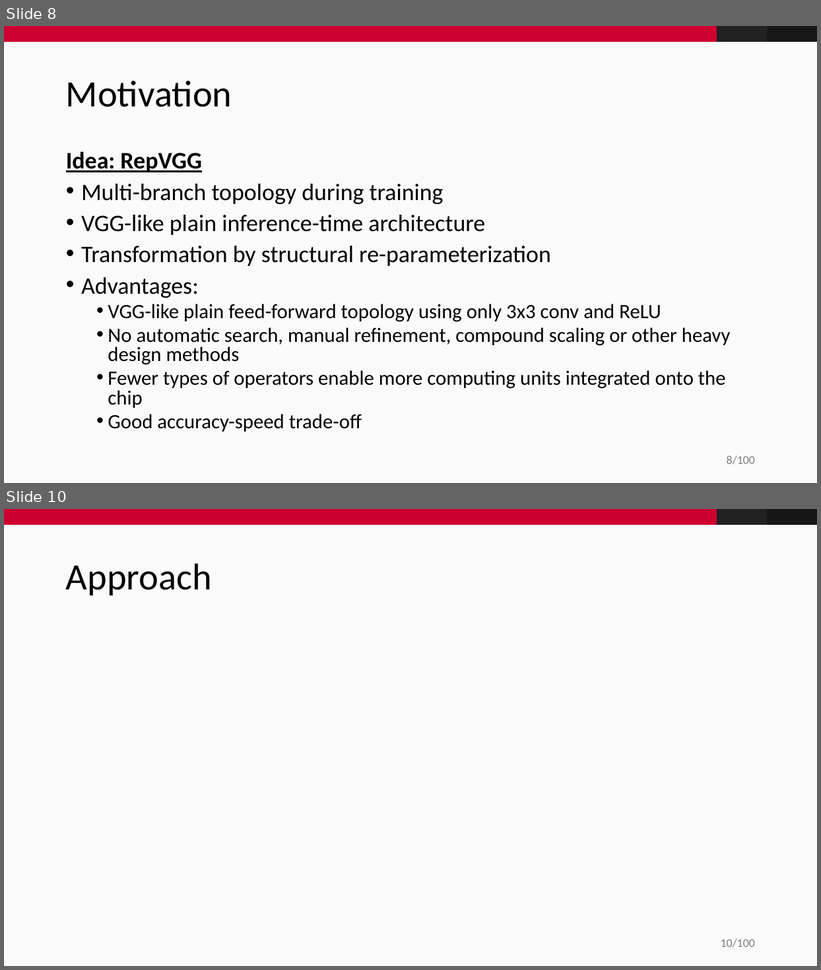
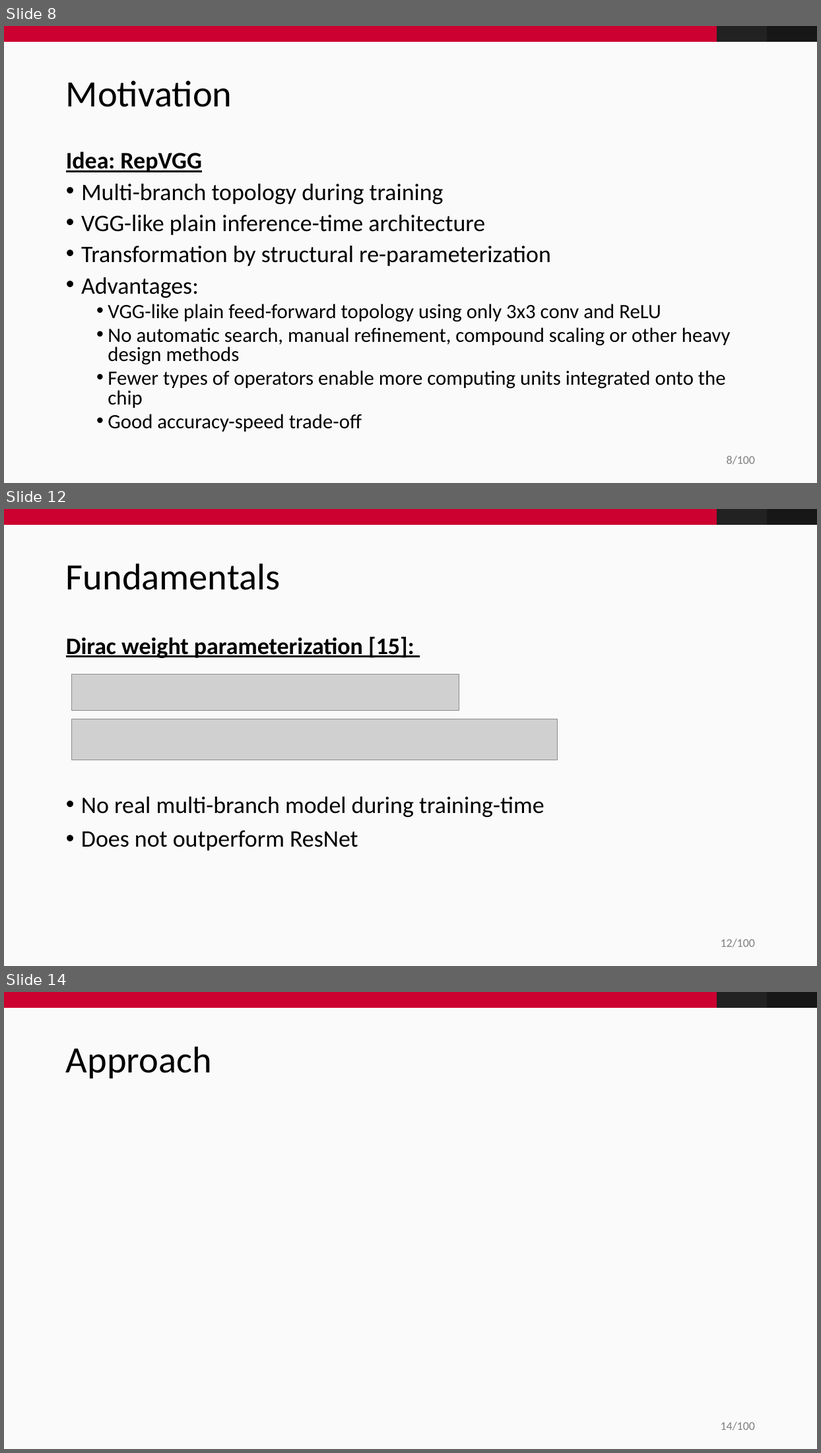
Before and after one commit to fidsusj/CVDL-Seminar, a slide deck: presentation/presentation.pptx. Shown one above the other, each under a label of ours: slides 8 and 10 before the commit, slides 8, 12 and 14 after it; the slides between them are not shown. The pictures are 821x970 and 821x1453 pixels, drawn with LibreOffice and Linux fonts; fonts in the diff are those of the drawing; grey boxes stand for pictures; background and template pictures are left out. Boxes give left, top, right and bottom in pixels: in the first picture for what was removed or moved away, otherwise in the second. Text is boxed around its words. In the diff, an @@ line names an element or a change of style, - is before the commit and + after.

Commit message:
added fundamentals

```diff
--- a/presentation/presentation.pptx
+++ b/presentation/presentation.pptx
@@ slide 12 added at [4, 509, 817, 966], background #FAFAFA; not listed: 4 template elements that a slide beside it also shows @@
@@ title added at [66, 563, 280, 590], 44 pt, text #000000 @@
+Fundamentals
@@ text added at [66, 636, 415, 658], 28 pt, text #000000, bold, underline @@
+Dirac weight parameterization [15]:
@@ picture added at [72, 674, 459, 711] @@
@@ picture added at [72, 720, 558, 760] @@
@@ text added at [81, 797, 545, 851], 28 pt, text #000000 @@
+• No real multi-branch model during training-time
+• Does not outperform ResNet
@@ what was slide 10 is now slide 14 @@
@@ page number at [721, 1422, 755, 1431]: text changed @@
-10/100
+14/100
```
Also in this commit, not shown: 3 slides changed, 4 other slides added, 1 slide removed.
